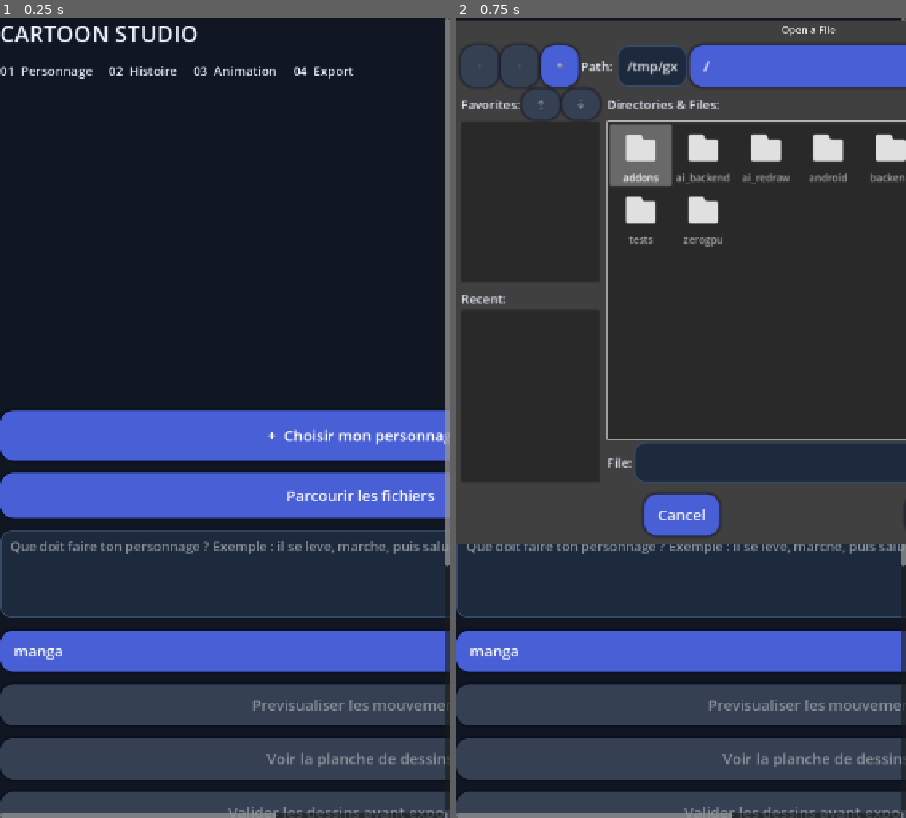
Above: before the commit, frames 1-2 (left to right).
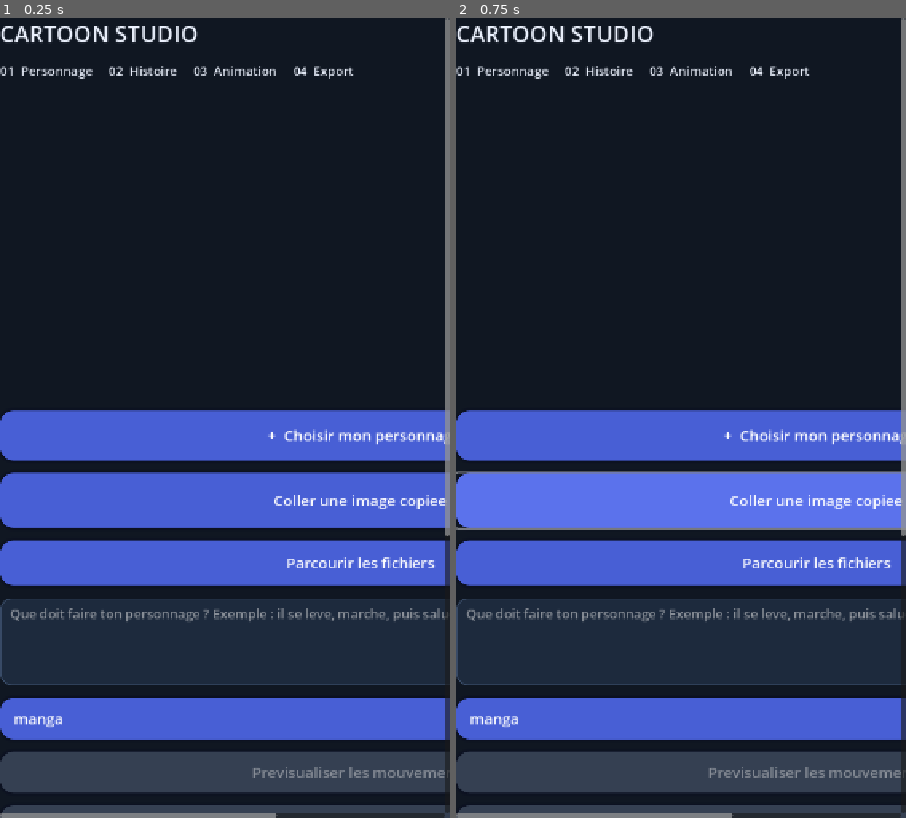
Above: after the commit, the same moments.

Repository: ericjamesempere-stack/MobileI2V-Xiaomi-
Game: Godot game, scene res://scenes/main.tscn
Two runs of this game, one before a commit and one after it. Both use one fixed random seed, a clock stepped at 60 frames per second and the inputs below.
Inputs (mouse positions are in pixels of both pictures, inside the frame that each line leads up to):
- Up to frame 1 (0.25 s): no input
- Up to frame 2 (0.75 s): click (816, 498) at 0.5 s, where only the run after the commit has a clickable "Coller une image copiee"

The runs differ from the first frame. In frame 1, 31% of the frame differs, in the area x 0-100%, y 59-100%; in frame 2, 92%, in the area x 0-100%, y 0-100%.

Commit message:
Add large paste-image button to Cartoon Studio and connect Android clipboard bridge

Diff:
--- a/scripts/cartoon_studio.gd
+++ b/scripts/cartoon_studio.gd
@@ -59,6 +59,11 @@
     import_button.custom_minimum_size.y = 80
     import_button.pressed.connect(_choose_image)
     panel.add_child(import_button)
+    var paste_button := Button.new()
+    paste_button.text = "Coller une image copiee"
+    paste_button.custom_minimum_size.y = 88
+    paste_button.pressed.connect(_paste_image)
+    panel.add_child(paste_button)
     var alternate_import := Button.new()
     alternate_import.text = "Parcourir les fichiers"
     alternate_import.custom_minimum_size.y = 72
@@ -192,6 +197,23 @@
     theme.set_color("font_color", "Label", Color("#EDF3FF"))
     self.theme = theme
 
+func _paste_image() -> void:
+    if busy:
+        return
+    if not Engine.has_singleton("MP4Exporter"):
+        status.text = "Le collage d'image exige le module Android. Installe la nouvelle version APK."
+        return
+    var native: Object = Engine.get_singleton("MP4Exporter")
+    if not native.has_method("paste_image_from_clipboard"):
+        status.text = "Module de collage absent de cet APK. Installe la nouvelle version."
+        return
+    var path: String = str(native.call("paste_image_from_clipboard"))
+    if path.is_empty():
+        var reason: String = str(native.call("get_last_error")) if native.has_method("get_last_error") else "Image non disponible"
+        status.text = reason
+        return
+    _image_selected(path)
+
 func _choose_image() -> void:
     if busy:
         return
